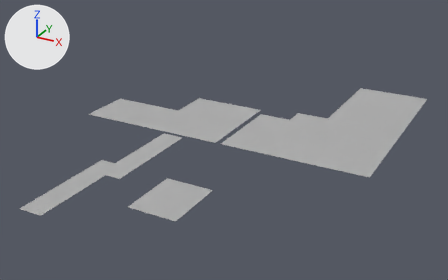
What one commit did to the FBX model Unity/Dungeion Restoration/Assets/Prefab/3D Assets/WaterPlanePk.fbx.
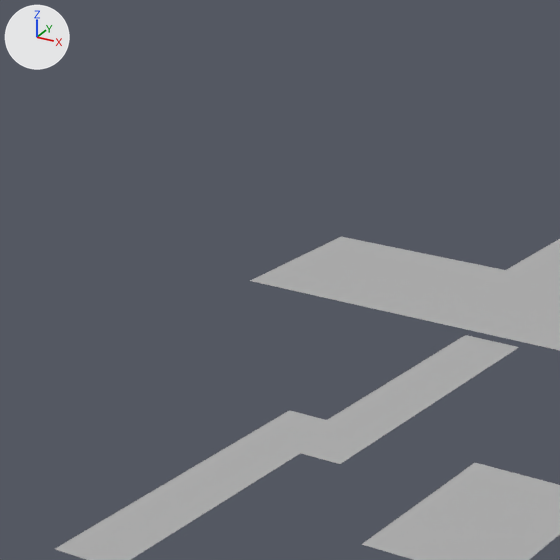
Each version appears first whole from a 50 mm camera at (-0.127, -0.474, 0.321) aimed at (-0.479, 0.166, 0.0), and next in a close-up on the part from 0% to 44% of the width and 5% to 76% of the height. Every picture has the same lights, and +X, +Y and +Z are marked at upper left. Where no turn or scale is listed for an object, it has been applied to the vertices.

Script lines for the objects in view, before the commit:
```python
me_mesh_001 = bpy.data.meshes.new('Mesh.001')
me_mesh_001.from_pydata(...)  # 952 vertices, 882 faces; spans x -0.105..0.105, y -0.067..0.068, z 0.0
me_mesh_001.materials.append(mat_lambert1)  # grey #b0b0b0
me_mesh_002 = bpy.data.meshes.new('Mesh.002')
me_mesh_002.from_pydata(...)  # 208 vertices, 180 faces; spans x -0.03..0.03, y -0.0375..0.0375, z 0.0
me_mesh_002.materials.append(mat_lambert1)  # grey #b0b0b0
me_mesh_003 = bpy.data.meshes.new('Mesh.003')
me_mesh_003.from_pydata(...)  # 371 vertices, 312 faces; spans x -0.025..0.025, y -0.12..0.12, z 0.0
me_mesh_003.materials.append(mat_lambert1)  # grey #b0b0b0
ob_waterplane2 = bpy.data.objects.new('WaterPlane2', me_mesh_001)
ob_waterplane2.location = (-0.5936, 0.2282, -0.0035)
ob_waterplane3 = bpy.data.objects.new('WaterPlane3', me_mesh_002)
ob_waterplane3.location = (-0.4584, 0.0114, -0.0041)
ob_waterplane4 = bpy.data.objects.new('WaterPlane4', me_mesh_003)
ob_waterplane4.location = (-0.5614, 0.0384, -0.0053)
```
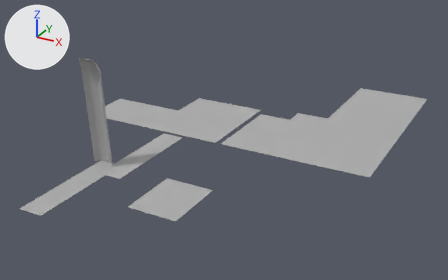
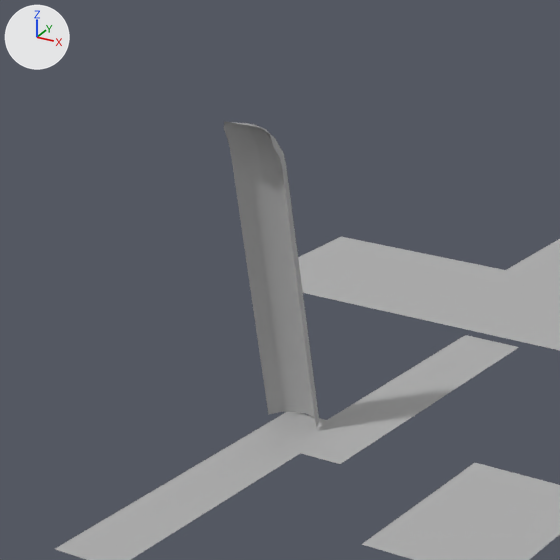
What differs and where, as boxes [x1, y1, x2, y2] in the close-ups (560 x 560 px):
'WaterFallPlane1', added: after [223, 121, 319, 428]

What changed in the scene script:
```text
Add me_mesh_004:
    me_mesh_004.from_pydata(...)  # 196 vertices, 162 faces; spans x -0.0133..0.0128, y -0.0046..0.0184, z -0.1347..-0.0019
    me_mesh_004.materials.append(mat_lambert1)  # grey #b0b0b0
Add ob_waterfallplane1:
    ob_waterfallplane1 = bpy.data.objects.new('WaterFallPlane1', me_mesh_004)
    ob_waterfallplane1.location = (-0.5764, 0.0337, 0.1307)
```
